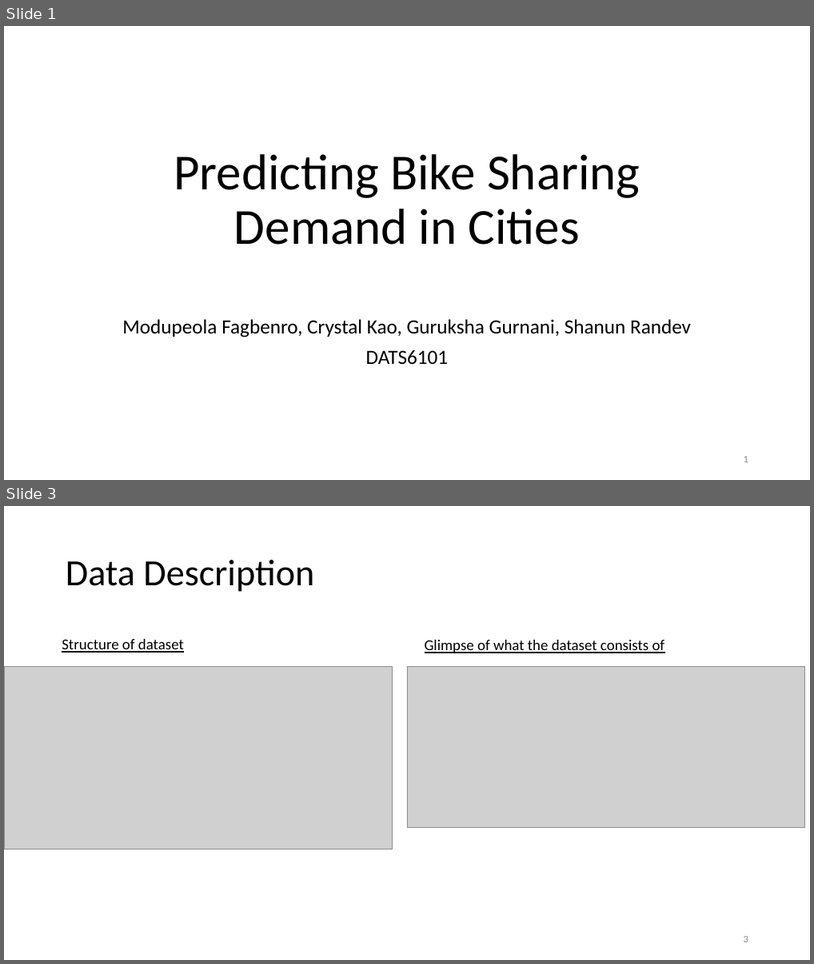
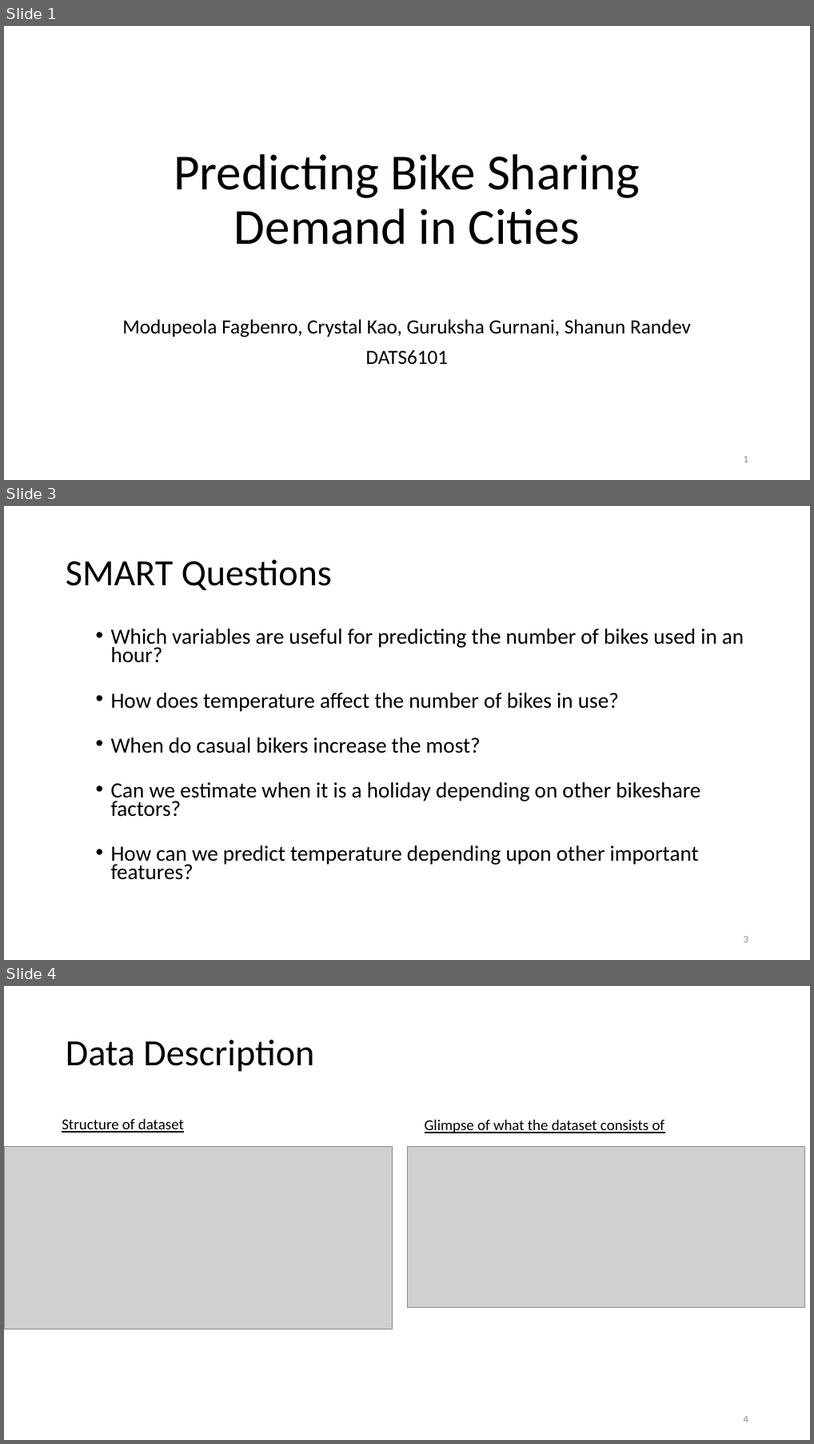
Before and after one commit to Modupeolawuraola/Group-Project-DAT-6101, a slide deck: Predicting Bike Sharing Demand in Cities - Final.pptx. Shown one above the other, each under a label of ours: slides 1 and 3 before the commit, slides 1, 3 and 4 after it; the slides between them are not shown. The pictures are 814x964 and 814x1444 pixels, drawn with LibreOffice and Linux fonts; fonts in the diff are those of the drawing; grey boxes stand for pictures. Boxes give left, top, right and bottom in pixels: in the first picture for what was removed or moved away, otherwise in the second. Text is boxed around its words. In the diff, an @@ line names an element or a change of style, - is before the commit and + after.

```diff
--- a/Predicting Bike Sharing Demand in Cities - Final.pptx
+++ b/Predicting Bike Sharing Demand in Cities - Final.pptx
@@ slide 3 added at <box>4,506,810,960</box>, background #FFFFFF @@
@@ title added at <box>66,560,332,590</box>, 44 pt, text #000000 @@
+SMART Questions
@@ text added at <box>111,628,744,880</box>, 25.9 pt, text #000000 @@
+  • Which variables are useful for predicting the number of bikes used in an hour?
+  • How does temperature affect the number of bikes in use?
+  • When do casual bikers increase the most?
+  • Can we estimate when it is a holiday depending on other bikeshare factors?
+  • How can we predict temperature depending upon other important features?
@@ page number added at <box>744,936,749,942</box>, 12 pt, text #8C8C8C @@
+3
@@ what was slide 3 is now slide 4 @@
@@ page number at <box>744,1416,749,1422</box>: text changed @@
-3
+4
```
Also in this commit, not shown: 2 slides changed, 4 other slides added, 9 other files.
